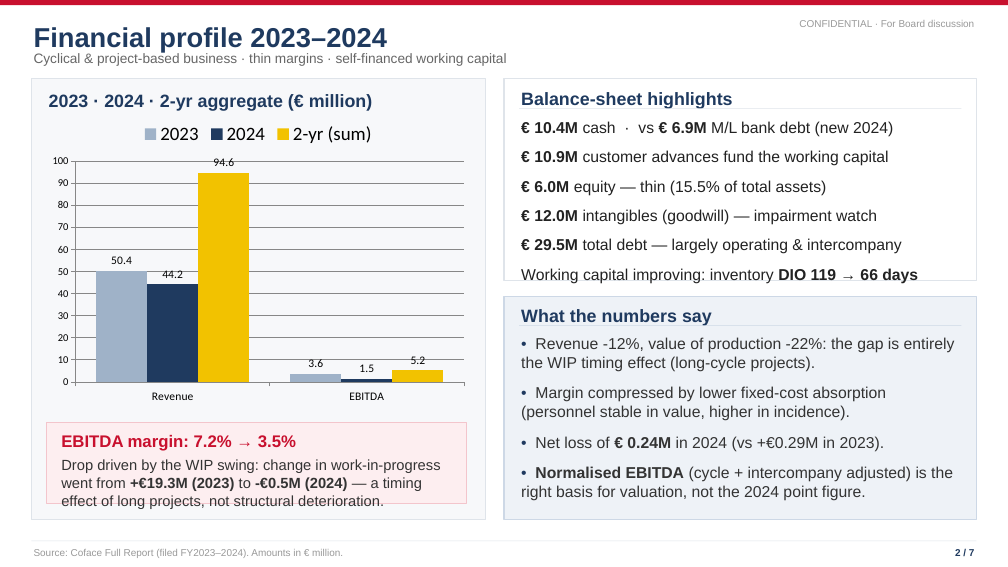
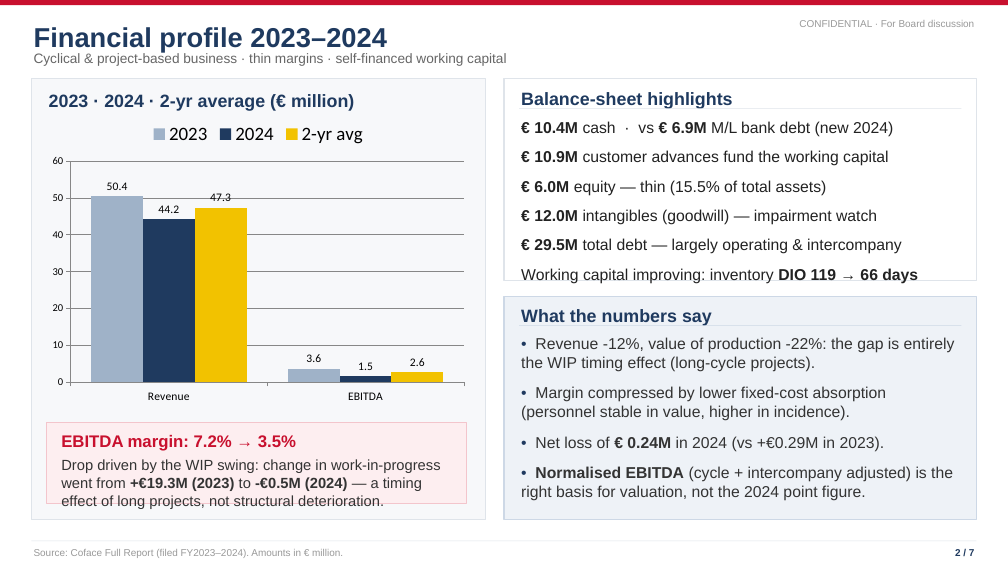
Before and after one commit to giacomobattaglia80-spec/Storage, a slide deck: slide 3 of Hennecke/pitch/HenneckeOMS_Board_Pitch_EN.pptx. Drawn at 1008x567 pixels with LibreOffice and Linux fonts; fonts in the diff are those of the drawing. Boxes give left, top, right and bottom in pixels: in the first picture for what was removed or moved away, otherwise in the second. Text is boxed around its words. In the diff, an @@ line names an element or a change of style, - is before the commit and + after.

```diff
--- a/Hennecke/pitch/HenneckeOMS_Board_Pitch_EN.pptx
+++ b/Hennecke/pitch/HenneckeOMS_Board_Pitch_EN.pptx
@@ column chart at (x1=44, y1=113, x2=473, y2=410) @@
-2-yr (sum): 94.6, 5.2
+2-yr avg: 47.3, 2.6
@@ text at (x1=49, y1=94, x2=354, y2=111): text changed @@
-2023 · 2024 · 2-yr aggregate (€ million)
+2023 · 2024 · 2-yr average (€ million)
```
Also in this commit, not shown: 1 other slide changed, 5 other files.
